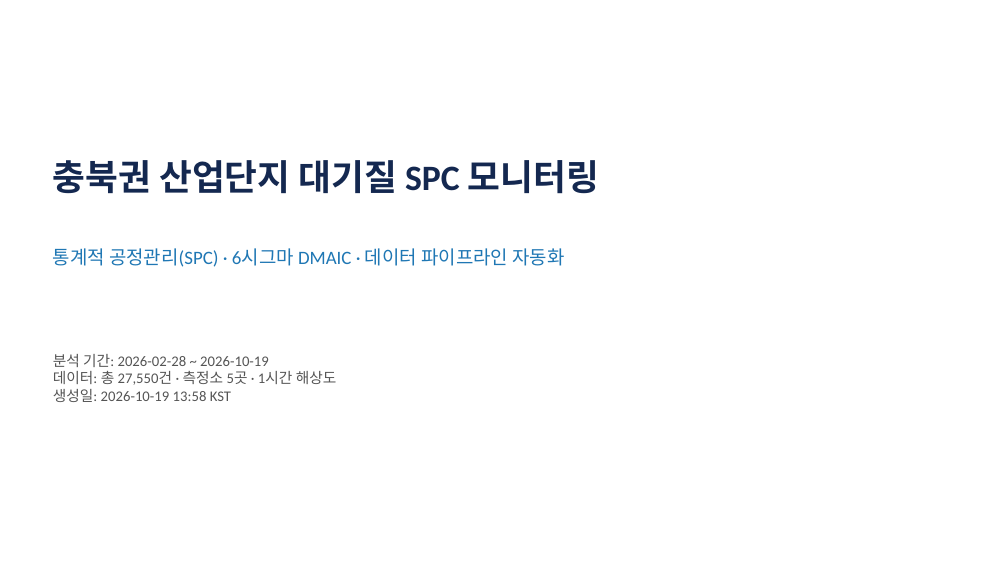
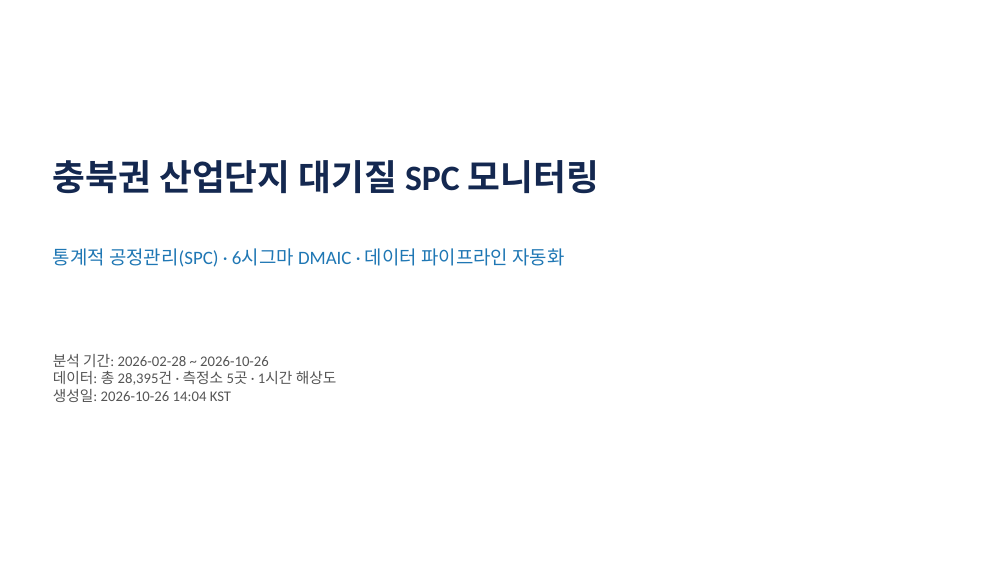
Before and after one commit to robinho0329/chungbuk-air-quality-monitor, a slide deck: slide 1 of reports/portfolio/latest.pptx. Drawn at 1008x567 pixels with LibreOffice and Linux fonts; fonts in the diff are those of the drawing. Boxes give left, top, right and bottom in pixels: in the first picture for what was removed or moved away, otherwise in the second. Text is boxed around its words. In the diff, an @@ line names an element or a change of style, - is before the commit and + after.

```diff
--- a/reports/portfolio/latest.pptx
+++ b/reports/portfolio/latest.pptx
@@ text at [53, 354, 337, 402]: text changed @@
-분석 기간: 2026-02-28 ~ 2026-10-19
-데이터: 총 27,550건 · 측정소 5곳 · 1시간 해상도
-생성일: 2026-10-19 13:58 KST
+분석 기간: 2026-02-28 ~ 2026-10-26
+데이터: 총 28,395건 · 측정소 5곳 · 1시간 해상도
+생성일: 2026-10-26 14:04 KST
```
Also in this commit, not shown: 1 other slide changed, 1 other file.
